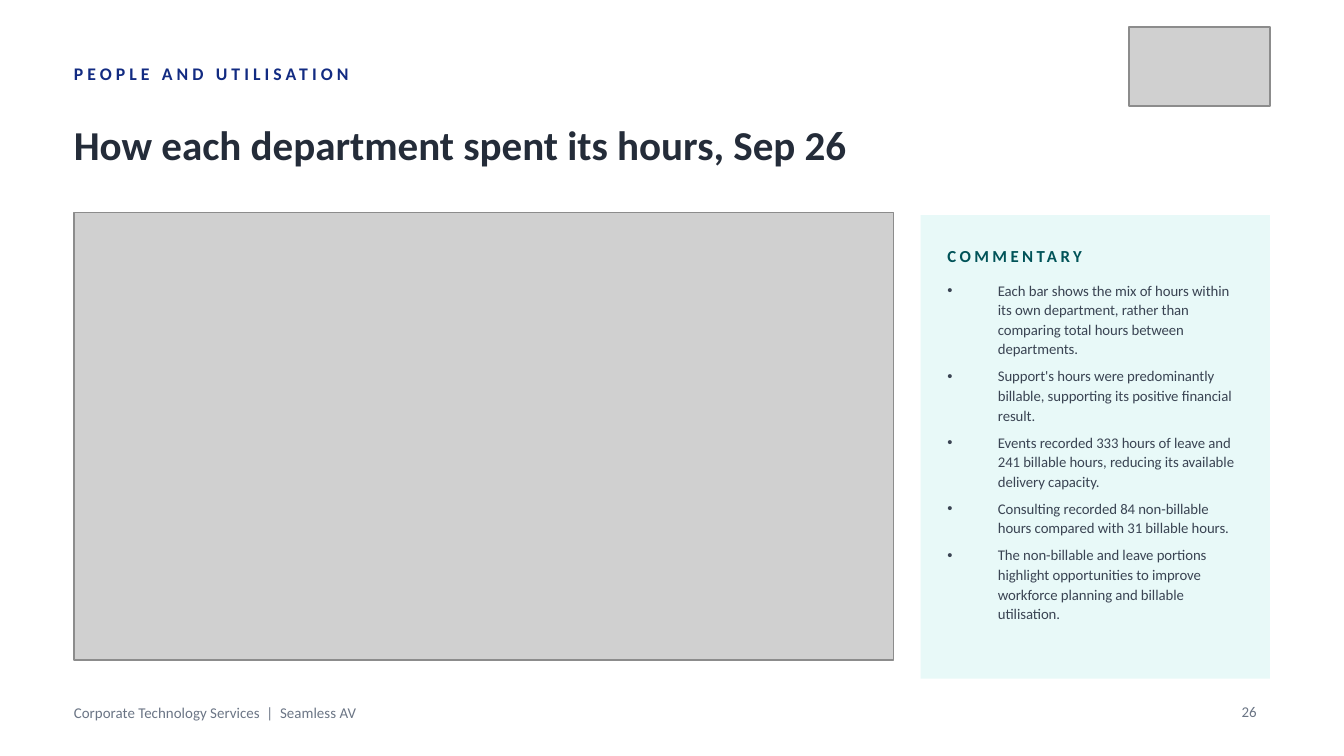
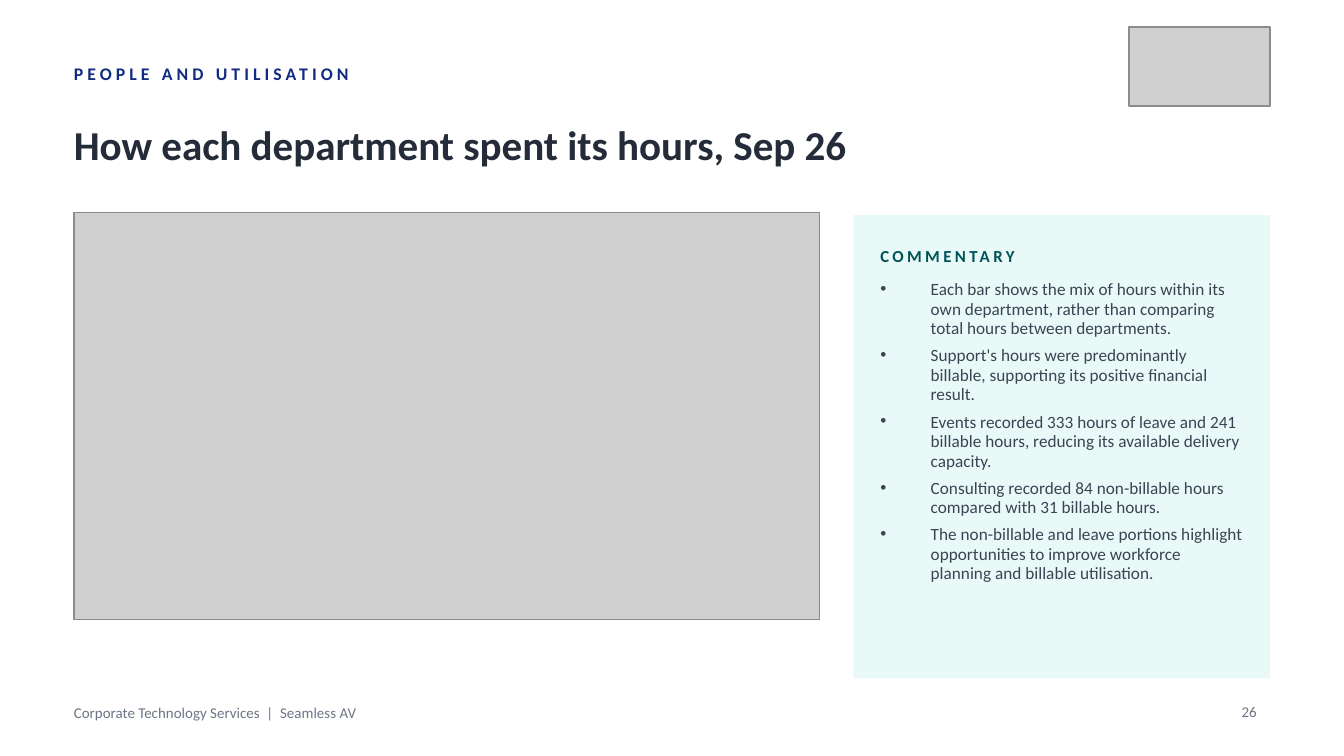
Before and after one commit to WesleyNelson-O33/Claude, a slide deck: slide 26 of deck/CTS Monthly Business Review - 30092026.pptx. Drawn at 1344x756 pixels with LibreOffice and Linux fonts; fonts in the diff are those of the drawing; grey boxes stand for pictures. Boxes give left, top, right and bottom in pixels: in the first picture for what was removed or moved away, otherwise in the second. Text is boxed around its words. In the diff, an @@ line names an element or a change of style, - is before the commit and + after.

```diff
--- a/deck/CTS Monthly Business Review - 30092026.pptx
+++ b/deck/CTS Monthly Business Review - 30092026.pptx
@@ picture resized from (x1=74, y1=212, x2=894, y2=660) to (x1=74, y1=212, x2=820, y2=620) @@
@@ rectangle resized from (x1=921, y1=215, x2=1270, y2=679) to (x1=853, y1=215, x2=1270, y2=679) @@
@@ text "COMMENTARY" rewrapped from (x1=948, y1=239, x2=1243, y2=273) to (x1=880, y1=239, x2=1243, y2=273) @@
@@ text "Each bar shows the mix ..." moved from (x1=998, y1=285, x2=1234, y2=619) to (x1=931, y1=283, x2=1242, y2=582) @@
@@ text "Each bar shows the mix ..." at (x1=931, y1=283, x2=1242, y2=582): size 7.9 to 9.2 pt @@
```
Also in this commit, not shown: 20 other slides changed, 1 other file.
